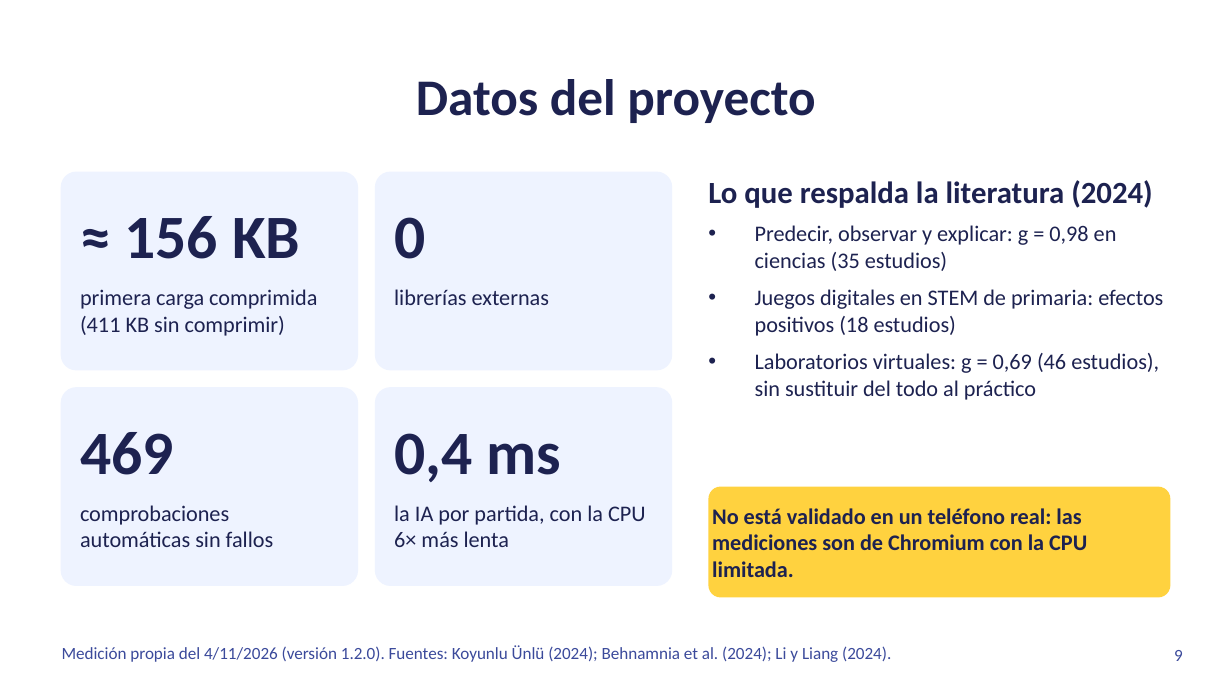
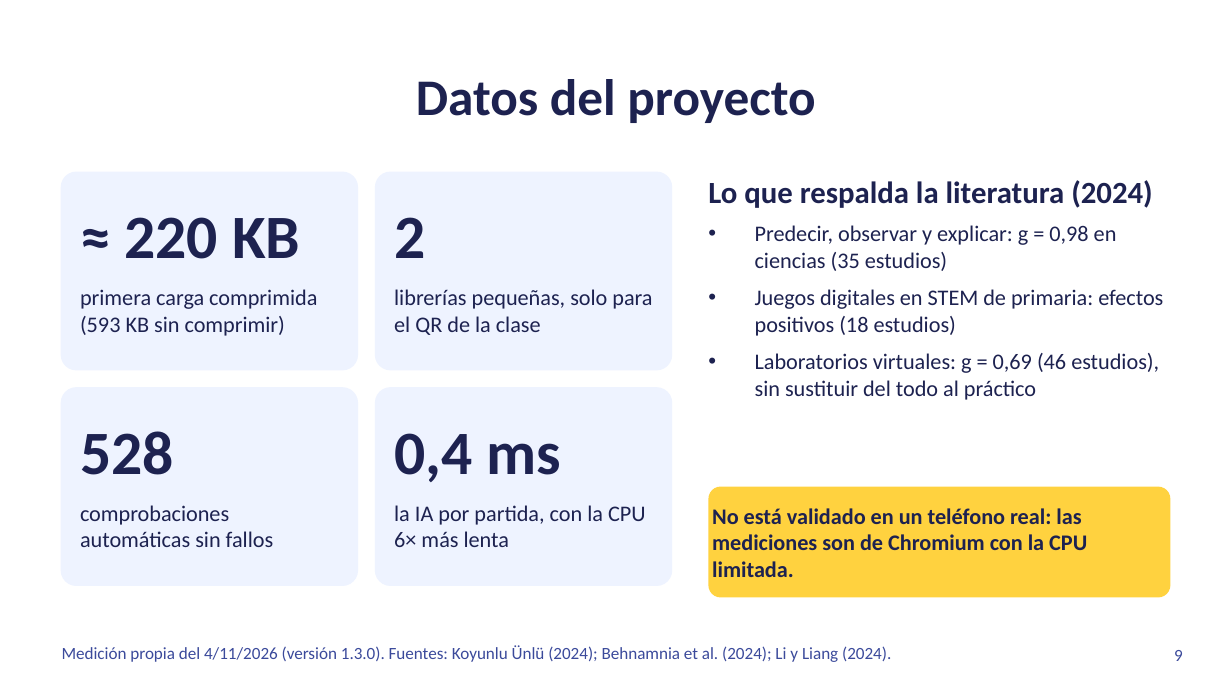
Before and after one commit to danielvaldess/chispa-lab, a slide deck: slide 9 of docs/presentacion/Chispa-Lab-hack4edu-2026.pptx. Drawn at 1232x693 pixels with LibreOffice and Linux fonts; fonts in the diff are those of the drawing. Boxes give left, top, right and bottom in pixels: in the first picture for what was removed or moved away, otherwise in the second. Text is boxed around its words. In the diff, an @@ line names an element or a change of style, - is before the commit and + after.

Commit message:
docs(clase): decisión de sincronización por QR, guía docente, privacidad, cifras recalculadas y capturas

```diff
--- a/docs/presentacion/Chispa-Lab-hack4edu-2026.pptx
+++ b/docs/presentacion/Chispa-Lab-hack4edu-2026.pptx
@@ text at <box>125,217,300,259</box>: text changed @@
-≈ 156 KB
+≈ 220 KB
@@ text at <box>394,217,425,258</box>: text changed @@
-0
+2
@@ text at <box>80,289,317,336</box>: text changed @@
-primera carga comprimida (411 KB sin comprimir)
+primera carga comprimida (593 KB sin comprimir)
@@ text at <box>394,289,652,335</box>: text changed @@
-librerías externas
+librerías pequeñas, solo para el QR de la clase
@@ text at <box>80,431,174,475</box>: text changed @@
-469
+528
@@ text at <box>62,645,891,662</box>: text changed @@
-Medición propia del 4/11/2026 (versión 1.2.0). Fuentes: Koyunlu Ünlü (2024); Behnamnia et al. (2024); Li y Liang (2024).
+Medición propia del 4/11/2026 (versión 1.3.0). Fuentes: Koyunlu Ünlü (2024); Behnamnia et al. (2024); Li y Liang (2024).
```
Also in this commit, not shown: 1 other slide changed, 17 other files.
